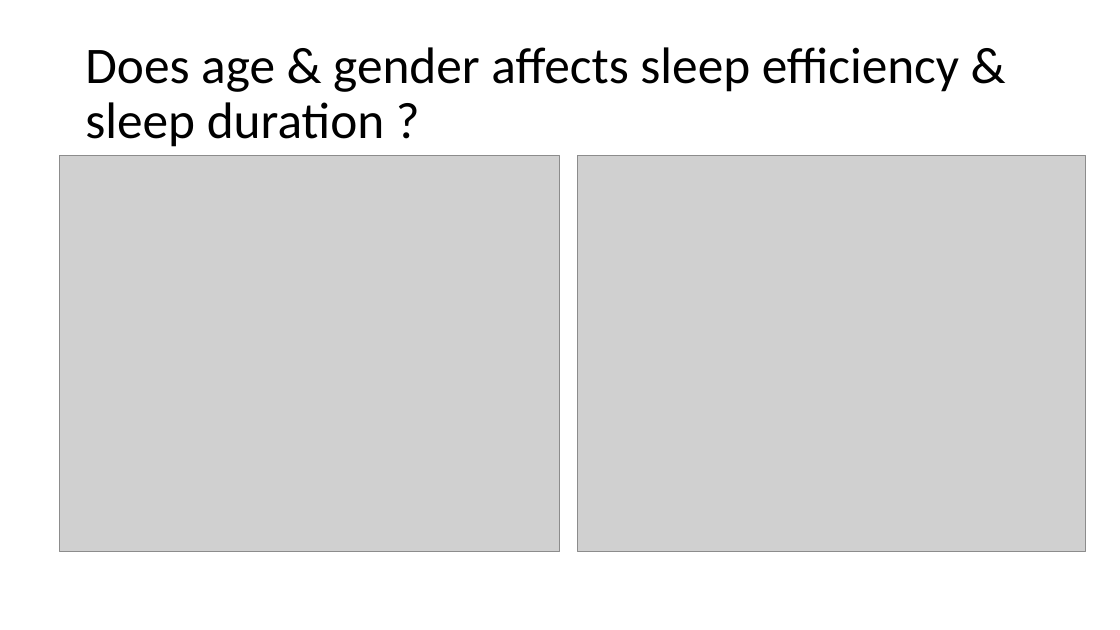
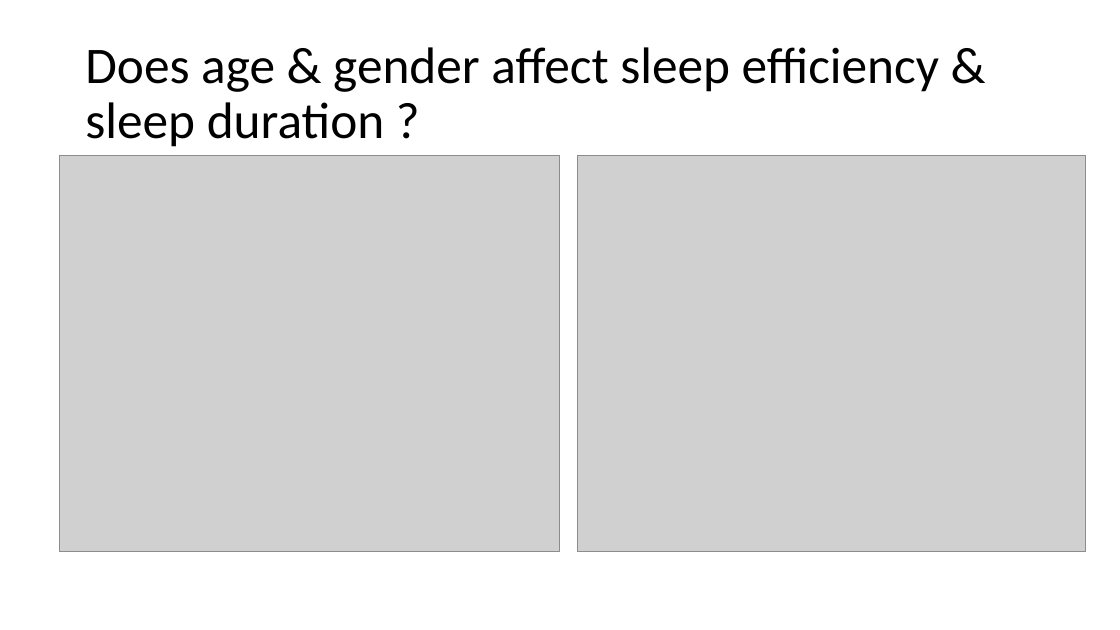
Before and after one commit to JenFreeze/Project_1, a slide deck: slide 7 of Project1 with titles.pptx. Drawn at 1120x630 pixels with LibreOffice and Linux fonts; fonts in the diff are those of the drawing; grey boxes stand for pictures. Boxes give left, top, right and bottom in pixels: in the first picture for what was removed or moved away, otherwise in the second. Text is boxed around its words. In the diff, an @@ line names an element or a change of style, - is before the commit and + after.

```diff
--- a/Project1 with titles.pptx
+++ b/Project1 with titles.pptx
@@ title at [85,47,939,147]: text changed @@
-Does age & gender affects sleep efficiency & sleep duration ?
+Does age & gender affect sleep efficiency & sleep duration ?
```
Also in this commit, not shown: 14 other files.
